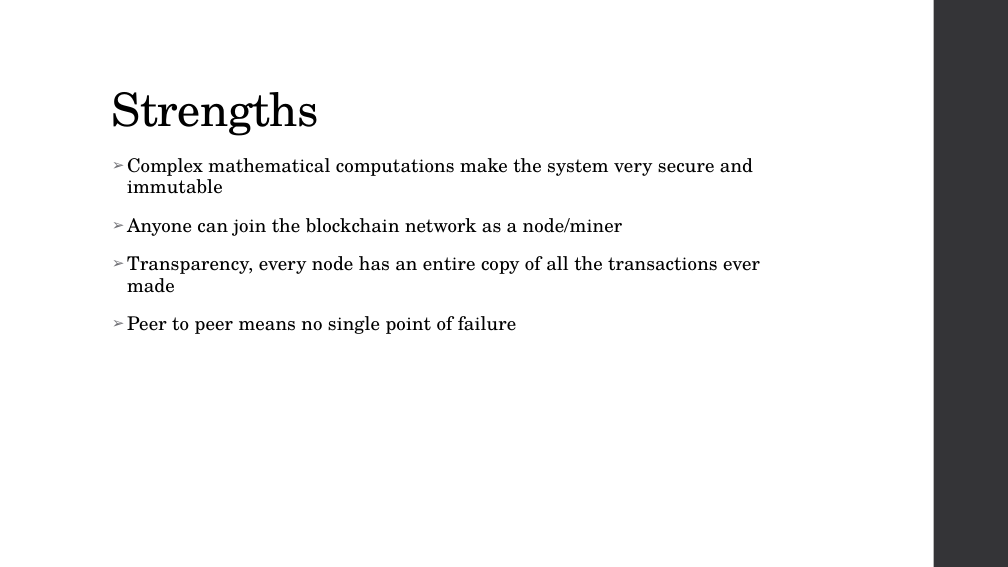
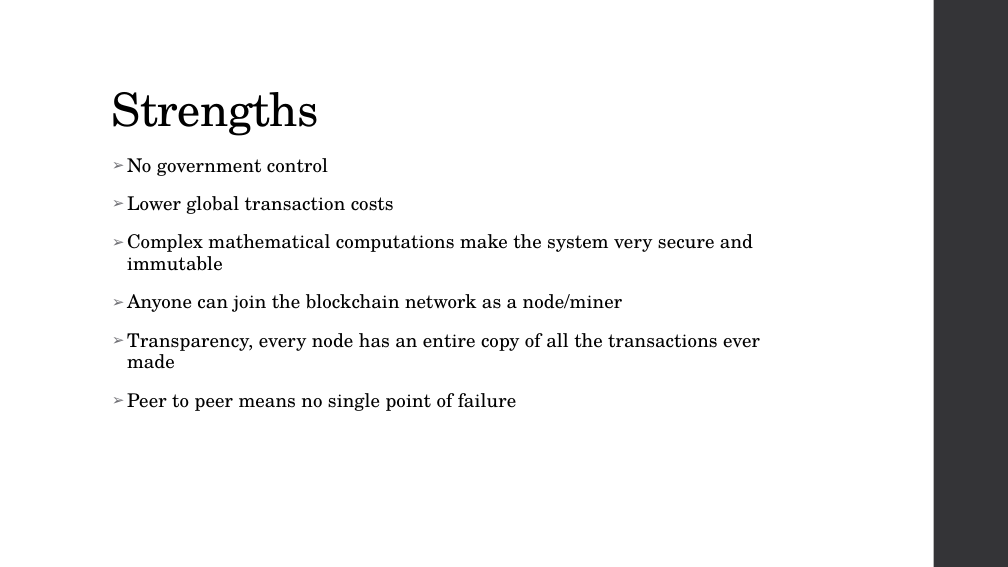
Before and after one commit to niravaga/CS-6650-BSDS-Assignment-3, a slide deck: slide 42 of BlockChain/BlockChain.pptx (slide 41 before the commit). Drawn at 1008x567 pixels with LibreOffice and Linux fonts; fonts in the diff are those of the drawing. Boxes give left, top, right and bottom in pixels: in the first picture for what was removed or moved away, otherwise in the second. Text is boxed around its words. In the diff, an @@ line names an element or a change of style, - is before the commit and + after.

```diff
--- a/BlockChain/BlockChain.pptx
+++ b/BlockChain/BlockChain.pptx
@@ text at [127, 158, 394, 214]: paragraphs added @@
+➢ No government control
+➢ Lower global transaction costs
```
Also in this commit, not shown: 2 other slides changed, 1 slide added.
